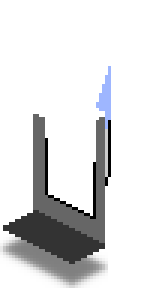
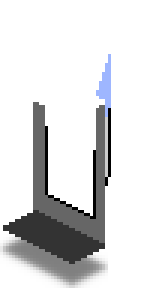
Two versions of the same layered image (144 × 288). Layer-by-layer changes:
painted on "Roof" over 33, 72, 105, 132
renamed "Frame copy" to "Frame", painted on it over 45, 126, 96, 162
painted on "Side" over 33, 72, 105, 162
renamed "Glass copy" to "Glass", painted on it over 96, 54, 111, 129
painted on "Door" over 96, 117, 108, 129
painted on "Frame #1" over 108, 108, 111, 120
